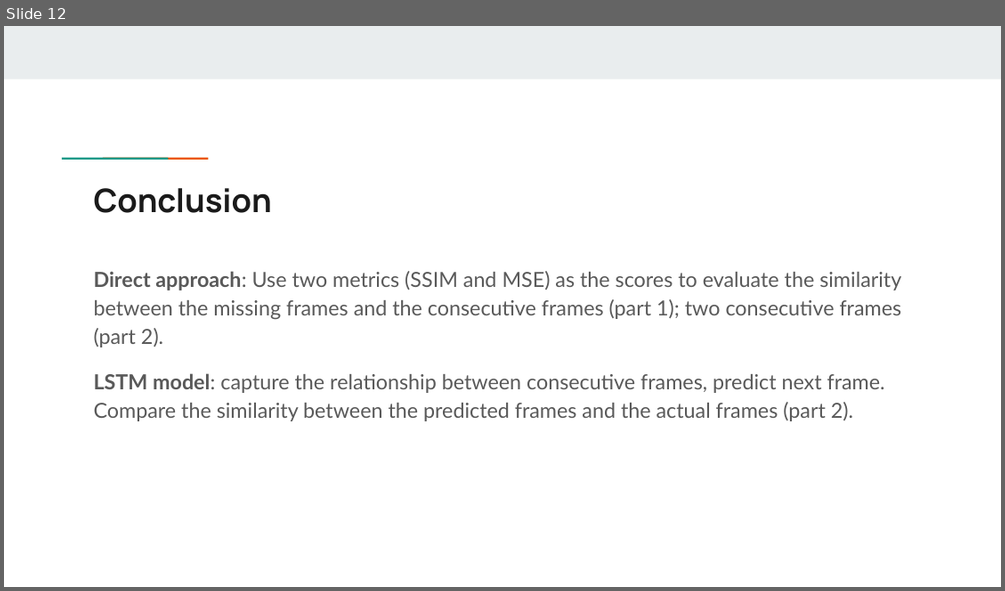
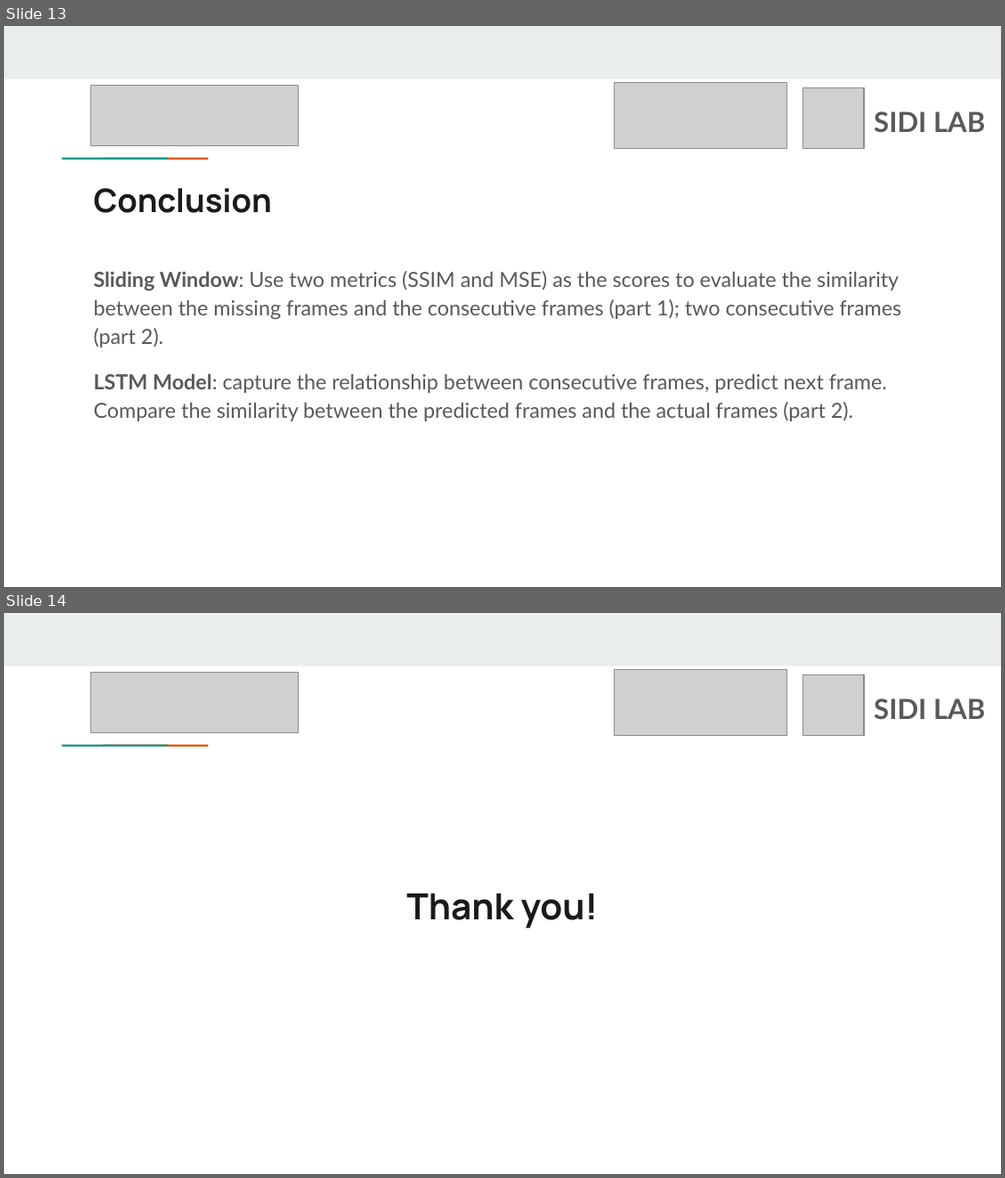
Before and after one commit to YuewanSun/Hackathon_IDETC2024, a slide deck: Hackathon_NIST.pptx. Shown one above the other, each under a label of ours: slide 12 before the commit, slides 13 and 14 after it. The pictures are 1005x591 and 1005x1178 pixels, drawn with LibreOffice and Linux fonts; fonts in the diff are those of the drawing; grey boxes stand for pictures. Boxes give left, top, right and bottom in pixels: in the first picture for what was removed or moved away, otherwise in the second. Text is boxed around its words. In the diff, an @@ line names an element or a change of style, - is before the commit and + after.

```diff
--- a/Hackathon_NIST.pptx
+++ b/Hackathon_NIST.pptx
@@ slide 14 added at <box>4,613,1001,1174</box>, background #FFFFFF; not listed: 3 template elements that a slide beside it also shows @@
@@ picture added at <box>90,673,298,734</box> @@
@@ picture added at <box>614,670,786,736</box> @@
@@ picture added at <box>803,674,865,736</box> @@
@@ text added at <box>874,698,985,719</box>, 20 pt, text #595959, bold @@
+SIDI LAB
@@ text added at <box>406,893,599,928</box>, 26 pt, text #1A1A1A, bold @@
+Thank you!
@@ what was slide 12 is now slide 13 @@
@@ slide 13 changed as well @@
@@ picture added at <box>90,86,298,147</box> @@
@@ picture added at <box>614,83,786,149</box> @@
@@ picture added at <box>803,87,865,149</box> @@
@@ text added at <box>874,111,985,132</box>, 20 pt, text #595959, bold @@
+SIDI LAB
@@ text at <box>94,271,902,421</box>: text changed @@
-Direct approach: Use two metrics (SSIM and MSE) as the scores to evaluate the similarity between the missing frames and the consecutive frames (part 1); two consecutive frames (part 2).
-LSTM model: capture the relationship between consecutive frames, predict next frame. Compare the similarity between the predicted frames and the actual frames (part 2).
+Sliding Window: Use two metrics (SSIM and MSE) as the scores to evaluate the similarity between the missing frames and the consecutive frames (part 1); two consecutive frames (part 2).
+LSTM Model: capture the relationship between consecutive frames, predict next frame. Compare the similarity between the predicted frames and the actual frames (part 2).
```
Also in this commit, not shown: 11 other slides changed, 1 other slide added, 1 slide removed.
